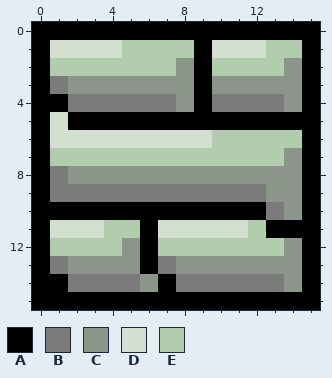
Two states of a pixel-art sprite, ProjetoRPG/res/castle3/castle3_1-f_.png. Above, as it was before the edit.
The file is 16x16 pixels.
Palette (. is transparent): A #000000  B #7b7b7b  C #8c958a  D #d3e0d0  E #b1cdae
Pixels before, first column x 0:
 0 AAAAAAAAAAAAAAAA
 1 ADDDDEEEEADDDEEA
 2 AEEEEEEECAEEEECA
 3 ABCCCCCCCACCCCCA
 4 AABBBBBBCABBBBCA
 5 ADAAAAAAAAAAAAAA
 6 ADDDDDDDDDEEEEEA
 7 AEEEEEEEEEEEEECA
 8 ABCCCCCCCCCCCCCA
 9 ABBBBBBBBBBBBCCA
10 AAAAAAAAAAAAABCA
11 ADDDEEADDDDDEAAA
12 AEEEECAEEEEEEECA
13 ABCCCCABCCCCCCCA
14 AABBBBCABBBBBBCA
15 AAAAAAAAAAAAAAAA
New version:
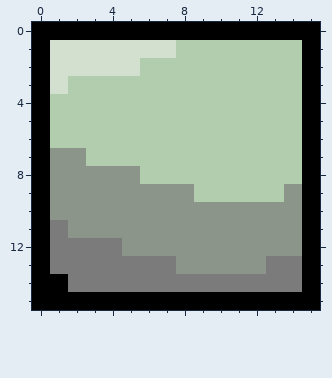
Difference:
y 1: x 5..7 EEE -> DDD; x 9..12 ADDD -> EEEE
y 2: x 1..5 EEEEE -> DDDDD; x 8..9 CA -> EE; x 14 C -> E
y 3: x 1..14 BCCCCCCCACCCCC -> DEEEEEEEEEEEEE
y 4: x 1..14 ABBBBBBCABBBBC -> EEEEEEEEEEEEEE
y 5: x 1..14 DAAAAAAAAAAAAA -> EEEEEEEEEEEEEE
y 6: x 1..9 DDDDDDDDD -> EEEEEEEEE
y 7: x 1..2 EE -> CC; x 14 C -> E
y 8: x 1 B -> C; x 6..14 CCCCCCCCC -> EEEEEEEEE
y 9: x 1..13 BBBBBBBBBBBBC -> CCCCCCCCEEEEE
y 10: x 1..13 AAAAAAAAAAAAB -> CCCCCCCCCCCCC
y 11: x 1..14 DDDEEADDDDDEAA -> BCCCCCCCCCCCCC
y 12: x 1..4 EEEE -> BBBB; x 6..13 AEEEEEEE -> CCCCCCCC
y 13: x 2..6 CCCCA -> BBBBB; x 13..14 CC -> BB
y 14: x 6..7 CA -> BB; x 14 C -> B
